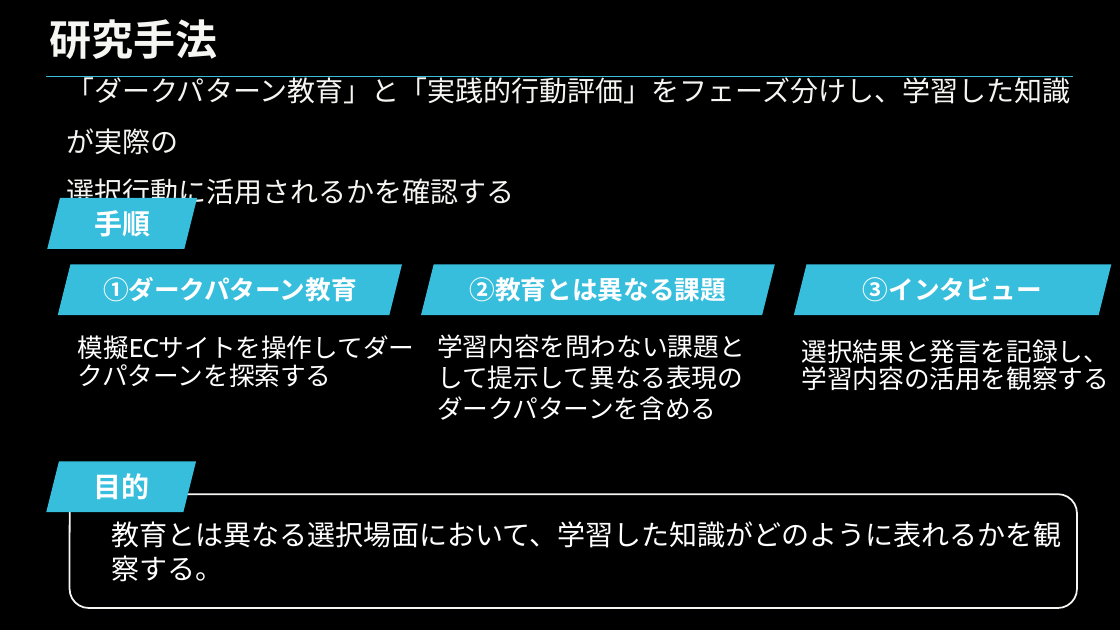
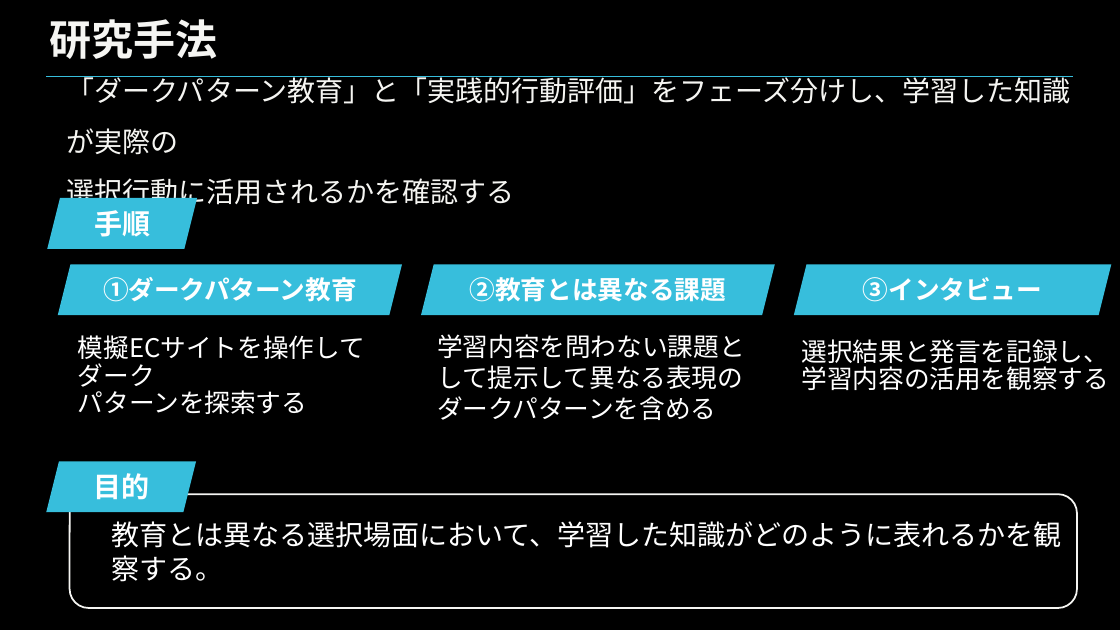
Before and after one commit to nishinekoma/graduate-school, a slide deck: slide 5 of 自身の研究/大学院での研究/学会/HCD/本番/1129HCD発表資料.pptx. Drawn at 1120x630 pixels with LibreOffice and Linux fonts; fonts in the diff are those of the drawing; background and template pictures are left out. Boxes give left, top, right and bottom in pixels: in the first picture for what was removed or moved away, otherwise in the second. Text is boxed around its words. In the diff, an @@ line names an element or a change of style, - is before the commit and + after.

```diff
--- a/自身の研究/大学院での研究/学会/HCD/本番/1129HCD発表資料.pptx
+++ b/自身の研究/大学院での研究/学会/HCD/本番/1129HCD発表資料.pptx
@@ text at (x1=78, y1=335, x2=365, y2=414): text changed; font Cabin to Noto Sans CJK JP @@
-模擬ECサイトを操作してダークパターンを探索する
+模擬ECサイトを操作してダーク
+パターンを探索する
```
Also in this commit, not shown: 14 other slides changed, 1 other file.
